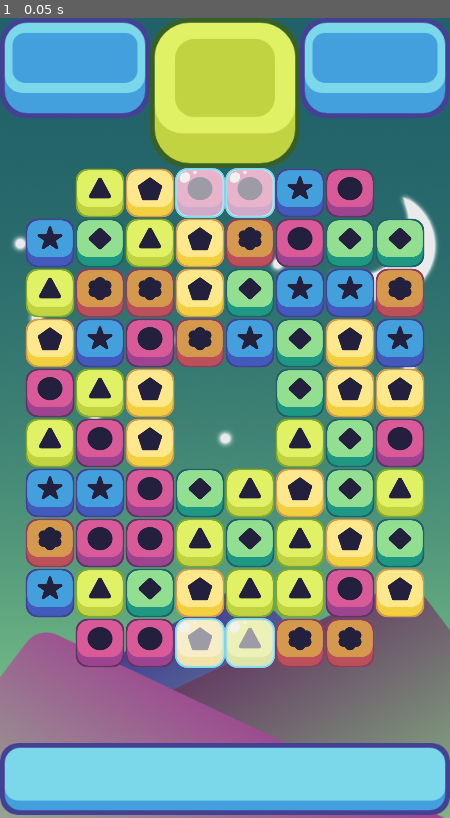
Above: before the commit, frame 1.
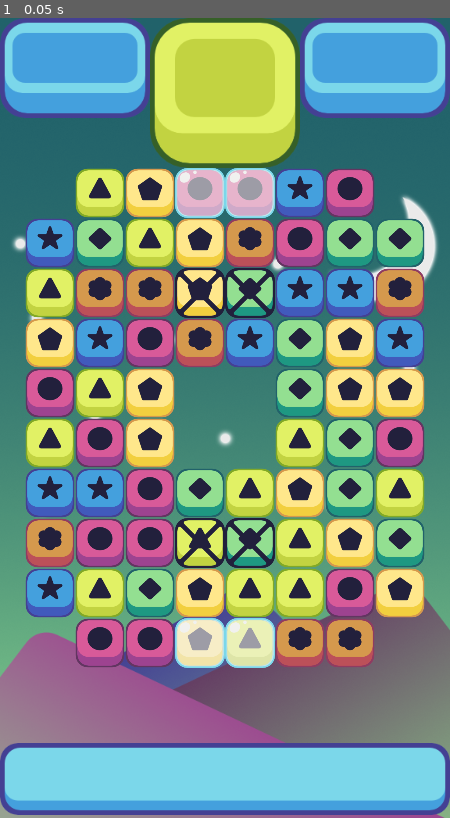
Above: after the commit, the same moment.

Repository: gonzalojs/Match3_Godot
Game: Godot game, scene res://Scenes/game_window.tscn
Two runs of this game, one before a commit and one after it. Both use one fixed random seed, a clock stepped at 60 frames per second and the inputs below.
Inputs:
- Up to frame 1 (0.05 s): no input

The runs differ from the first frame. In frame 1, 0.9% of the frame differs, in the area x 38-62%, y 31-69%.

Commit message:
licorice pieces

Diff:
--- a/Scenes/game_window.tscn
+++ b/Scenes/game_window.tscn
@@ -1,10 +1,11 @@
-[gd_scene load_steps=6 format=2]
+[gd_scene load_steps=7 format=2]
 
 [ext_resource path="res://art/background 2.png" type="Texture" id=1]
 [ext_resource path="res://art/Top UI v 2.png" type="Texture" id=2]
 [ext_resource path="res://art/Bottom UI v 2.png" type="Texture" id=3]
 [ext_resource path="res://Scripts/grid.gd" type="Script" id=4]
 [ext_resource path="res://Scripts/ice_holder.gd" type="Script" id=5]
+[ext_resource path="res://Scripts/lock_holder.gd" type="Script" id=6]
 
 [node name="game_window" type="Node2D"]
 
@@ -34,9 +35,13 @@
 y_offset = 2
 empty_spaces = PoolVector2Array( 0, 0, 7, 0, 0, 9, 7, 9, 3, 4, 4, 4, 3, 5, 4, 5 )
 ice_spaces = PoolVector2Array( 3, 0, 4, 0, 3, 9, 4, 9 )
+lock_spaces = PoolVector2Array( 3, 2, 4, 2, 3, 7, 4, 7 )
 
 [node name="ice_holder" type="Node2D" parent="."]
 script = ExtResource( 5 )
+
+[node name="lock_holder" type="Node2D" parent="."]
+script = ExtResource( 6 )
 
 [node name="destroy_timer" type="Timer" parent="."]
 wait_time = 0.2
@@ -50,7 +55,10 @@
 wait_time = 0.2
 one_shot = true
 [connection signal="damage_ice" from="grid" to="ice_holder" method="_on_grid_damage_ice"]
+[connection signal="damage_lock" from="grid" to="lock_holder" method="_on_grid_damage_lock"]
 [connection signal="make_ice" from="grid" to="ice_holder" method="_on_grid_make_ice"]
+[connection signal="make_lock" from="grid" to="lock_holder" method="_on_grid_make_lock"]
+[connection signal="remove_lock" from="lock_holder" to="grid" method="_on_lock_holder_remove_lock"]
 [connection signal="timeout" from="destroy_timer" to="grid" method="_on_destroy_timer_timeout"]
 [connection signal="timeout" from="collapse_timer" to="grid" method="_on_collapse_timer_timeout"]
 [connection signal="timeout" from="refill_timer" to="grid" method="_on_refill_timer_timeout"]
--- /dev/null
+++ b/Scenes/licorice.tscn
@@ -0,0 +1,9 @@
+[gd_scene load_steps=3 format=2]
+
+[ext_resource path="res://Scenes/ice.tscn" type="PackedScene" id=1]
+[ext_resource path="res://art/Obstacles/Locks.png" type="Texture" id=2]
+
+[node name="licorice" instance=ExtResource( 1 )]
+
+[node name="Sprite" parent="." index="0"]
+texture = ExtResource( 2 )
--- a/Scripts/grid.gd
+++ b/Scripts/grid.gd
@@ -16,10 +16,13 @@
 # Obstacle Stuff
 export (PoolVector2Array) var empty_spaces
 export (PoolVector2Array) var ice_spaces
+export (PoolVector2Array) var lock_spaces
 
 # Obstacle Signams
 signal make_ice
 signal damage_ice
+signal make_lock
+signal damage_lock
 
 # The piece array
 var possible_pieces = [
@@ -55,11 +58,23 @@
 	all_pieces = make_2d_array()
 	spawn_pieces()
 	spawn_ice()
-
-func restricted_movement(place):
+	spawn_locks()
+
+func restricted_fill(place):
 	# Check empty pieces
-	for i in empty_spaces.size():
-		if empty_spaces[i] == place:
+	if is_in_array(empty_spaces, place):
+		return true
+	return false
+
+func restricted_move(place):
+	# Check the licorice pieces
+	if is_in_array(lock_spaces, place):
+		return true
+	return false
+
+func is_in_array(array, item):
+	for i in array.size():
+		if array[i] == item:
 			return true
 	return false
 
@@ -74,7 +89,7 @@
 func spawn_pieces():
 	for i in width:
 		for j in height:
-			if !restricted_movement(Vector2(i, j)):
+			if !restricted_fill(Vector2(i, j)):
 				# Choose a random number and store it
 				var rand = floor(rand_range(0, possible_pieces.size()))
 				var piece = possible_pieces[rand].instance()
@@ -92,6 +107,10 @@
 	for i in ice_spaces.size():
 		emit_signal("make_ice", ice_spaces[i])
 
+func spawn_locks():
+	for i in lock_spaces.size():
+		emit_signal("make_lock", lock_spaces[i])
+
 func match_at(i, j, color):
 	if i > 1:
 		if all_pieces[i - 1][j] != null && all_pieces[i - 2][j] != null:
@@ -122,29 +141,29 @@
 	return false
 
 func touch_input():
-	if !restricted_movement(pixel_to_grid(get_global_mouse_position().x, get_global_mouse_position().y)):
-		if Input.is_action_just_pressed("ui_touch"):
-			if is_in_grid(pixel_to_grid(get_global_mouse_position().x, get_global_mouse_position().y)):
-				first_touch = pixel_to_grid(get_global_mouse_position().x, get_global_mouse_position().y)
-				controlling = true
-		if Input.is_action_just_released("ui_touch"):
-			if is_in_grid(pixel_to_grid(get_global_mouse_position().x, get_global_mouse_position().y)) && controlling:
-				controlling = false
-				final_touch = pixel_to_grid(get_global_mouse_position().x, get_global_mouse_position().y)
-				touch_difference(first_touch, final_touch)
+	if Input.is_action_just_pressed("ui_touch"):
+		if is_in_grid(pixel_to_grid(get_global_mouse_position().x, get_global_mouse_position().y)):
+			first_touch = pixel_to_grid(get_global_mouse_position().x, get_global_mouse_position().y)
+			controlling = true
+	if Input.is_action_just_released("ui_touch"):
+		if is_in_grid(pixel_to_grid(get_global_mouse_position().x, get_global_mouse_position().y)) && controlling:
+			controlling = false
+			final_touch = pixel_to_grid(get_global_mouse_position().x, get_global_mouse_position().y)
+			touch_difference(first_touch, final_touch)
 
 func swap_pieces(column, row, direction):
 	var first_piece = all_pieces[column][row]
 	var other_piece = all_pieces[column + direction.x][row + direction.y]
-	state = wait
 	if first_piece != null && other_piece != null:
-		store_info(first_piece, other_piece, Vector2(column, row), direction)
-		all_pieces[column][row] = other_piece
-		all_pieces[column + direction.x][row + direction.y] = first_piece
-		first_piece.move(grid_to_pixel(column + direction.x, row + direction.y))
-		other_piece.move(grid_to_pixel(column, row))
-		if !move_checked:
-			find_matches()
+		if !restricted_move(Vector2(column, row)) and !restricted_move(Vector2(column, row) + direction):
+			store_info(first_piece, other_piece, Vector2(column, row), direction)
+			state = wait
+			all_pieces[column][row] = other_piece
+			all_pieces[column + direction.x][row + direction.y] = first_piece
+			first_piece.move(grid_to_pixel(column + direction.x, row + direction.y))
+			other_piece.move(grid_to_pixel(column, row))
+			if !move_checked:
+				find_matches()
 
 func store_info(first_piece, other_piece, place, direction):
 	piece_one = first_piece
@@ -185,24 +204,28 @@
 			if all_pieces[i][j] != null:
 				var current_color = all_pieces[i][j].color
 				if i > 0  && i < width - 1:
-					if all_pieces[i - 1][j] != null && all_pieces[i + 1][j] != null:
+					if !is_piece_null(i - 1, j) && !is_piece_null(i + 1, j):
 						if all_pieces[i - 1][j].color == current_color && all_pieces[i + 1][j].color == current_color:
-							all_pieces[i - 1][j].matched = true
-							all_pieces[i - 1][j].dim()
-							all_pieces[i][j].matched = true
-							all_pieces[i][j].dim()
-							all_pieces[i + 1][j].matched = true
-							all_pieces[i + 1][j].dim()
+							match_and_dim(all_pieces[i - 1][j])
+							match_and_dim(all_pieces[i][j])
+							match_and_dim(all_pieces[i+1][j])
 				if j > 0  && j < height - 1:
-					if all_pieces[i][j - 1] != null && all_pieces[i][j + 1] != null:
+					if !is_piece_null(i, j - 1) && !is_piece_null(i, j + 1):
 						if all_pieces[i][j - 1].color == current_color && all_pieces[i][j + 1].color == current_color:
-							all_pieces[i][j - 1].matched = true
-							all_pieces[i][j - 1].dim()
-							all_pieces[i][j].matched = true
-							all_pieces[i][j].dim()
-							all_pieces[i][j + 1].matched = true
-							all_pieces[i][j + 1].dim()
+							match_and_dim(all_pieces[i][j - 1])
+							match_and_dim(all_pieces[i][j])
+							match_and_dim(all_pieces[i][j + 1])
 	get_parent().get_node("destroy_timer").start()
+
+
+func is_piece_null(column, row):
+	if all_pieces[column][row] == null:
+		return true
+	return false
+
+func match_and_dim(item):
+	item.matched = true
+	item.dim()
 
 func destroy_matched():
 	var was_matched = false
@@ -210,7 +233,7 @@
 		for j in height:
 			if all_pieces[i][j] != null:
 				if all_pieces[i][j].matched:
-					emit_signal("damage_ice", Vector2(i, j))
+					damage_special(i, j)
 					was_matched = true
 					all_pieces[i][j].queue_free()
 					all_pieces[i][j] = null
@@ -220,10 +243,14 @@
 	else:
 		swap_back()
 
+func damage_special(column, row):
+	emit_signal("damage_ice", Vector2(column, row))
+	emit_signal("damage_lock", Vector2(column, row))
+
 func collapse_columns():
 	for i in width:
 		for j in height:
-			if all_pieces[i][j] == null && !restricted_movement(Vector2(i,j)):
+			if all_pieces[i][j] == null && !restricted_fill(Vector2(i,j)):
 				for k in range(j + 1, height):
 					if all_pieces[i][k] != null:
 						all_pieces[i][k].move(grid_to_pixel(i, j))
@@ -235,7 +262,7 @@
 func refill_columns():
 	for i in width:
 		for j in height:
-			if all_pieces[i][j] == null && !restricted_movement(Vector2(i,j)):
+			if all_pieces[i][j] == null && !restricted_fill(Vector2(i,j)):
 				var rand = floor(rand_range(0, possible_pieces.size()))
 				var piece = possible_pieces[rand].instance()
 				var loops = 0
@@ -268,3 +295,8 @@
 
 func _on_refill_timer_timeout():
 	refill_columns()
+
+func _on_lock_holder_remove_lock(place):
+	for i in range(lock_spaces.size() - 1, -1, -1):
+		if lock_spaces[i] == place:
+			lock_spaces.remove(i)
--- a/Scripts/ice.gd
+++ b/Scripts/ice.gd
@@ -1,7 +1,7 @@
 extends Node2D
 
 # It only needs to keep track of how much healt it has
-export (int) var health
+export (int) var health = 1
 
 
 # Called when the node enters the scene tree for the first time.
--- /dev/null
+++ b/Scripts/lock_holder.gd
@@ -0,0 +1,42 @@
+extends Node2D
+
+signal remove_lock
+
+var lock_pieces = []
+var width = 8
+var height = 10
+var licorice = preload("res://Scenes/licorice.tscn")
+
+# Called when the node enters the scene tree for the first time.
+func _ready():
+	pass
+
+func make_2d_array():
+	var array = []
+	for i in width:
+		array.append([])
+		for j in height:
+			array[i].append(null)
+	return array
+
+# Called every frame. 'delta' is the elapsed time since the previous frame.
+#func _process(delta):
+#	pass
+
+
+func _on_grid_make_lock(board_position):
+	if lock_pieces.size() == 0:
+		lock_pieces = make_2d_array()
+	var current = licorice.instance()
+	add_child(current)
+	current.position = Vector2(board_position.x * 64 + 64, - board_position.y * 64 + 800)
+	lock_pieces[board_position.x][board_position.y] = current
+
+
+func _on_grid_damage_lock(board_position):
+	if lock_pieces[board_position.x][board_position.y] != null:
+		lock_pieces[board_position.x][board_position.y].take_damage(1)
+		if lock_pieces[board_position.x][board_position.y].health <= 0:
+			lock_pieces[board_position.x][board_position.y].queue_free()
+			lock_pieces[board_position.x][board_position.y] = null
+			emit_signal("remove_lock", board_position)
